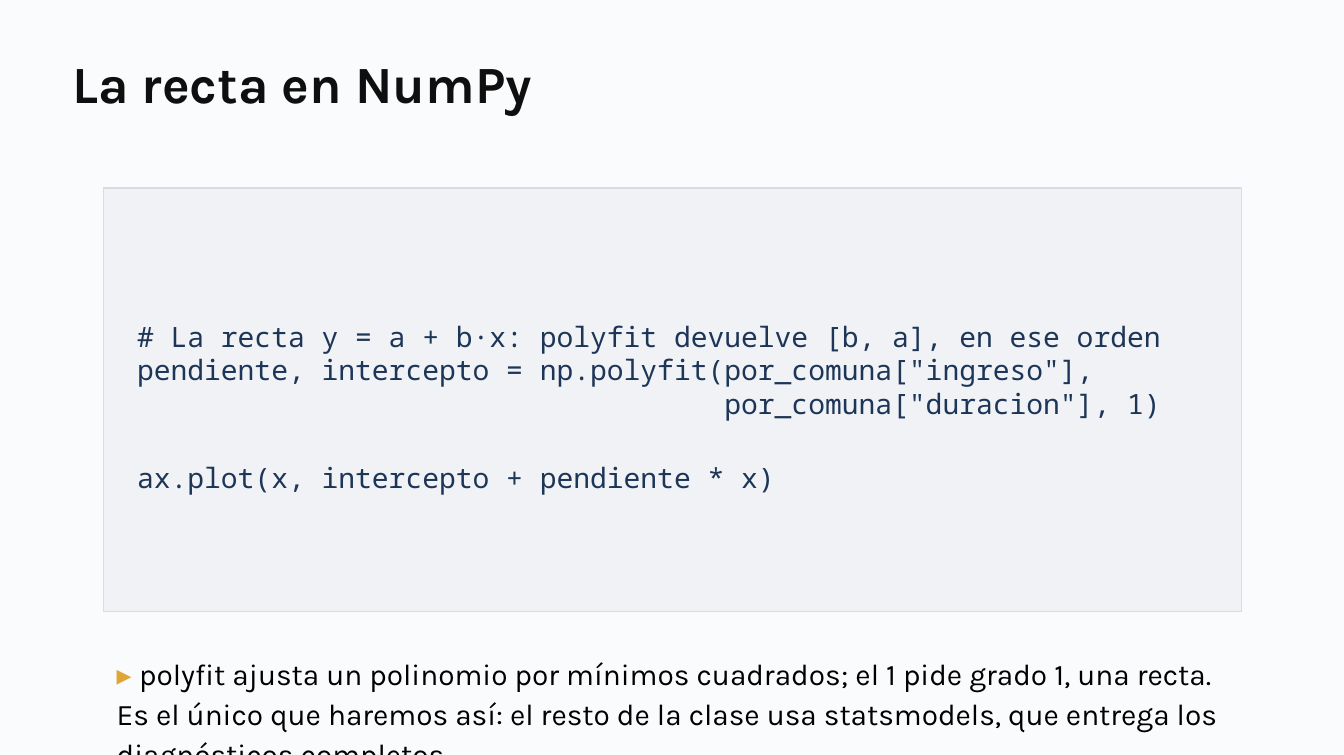
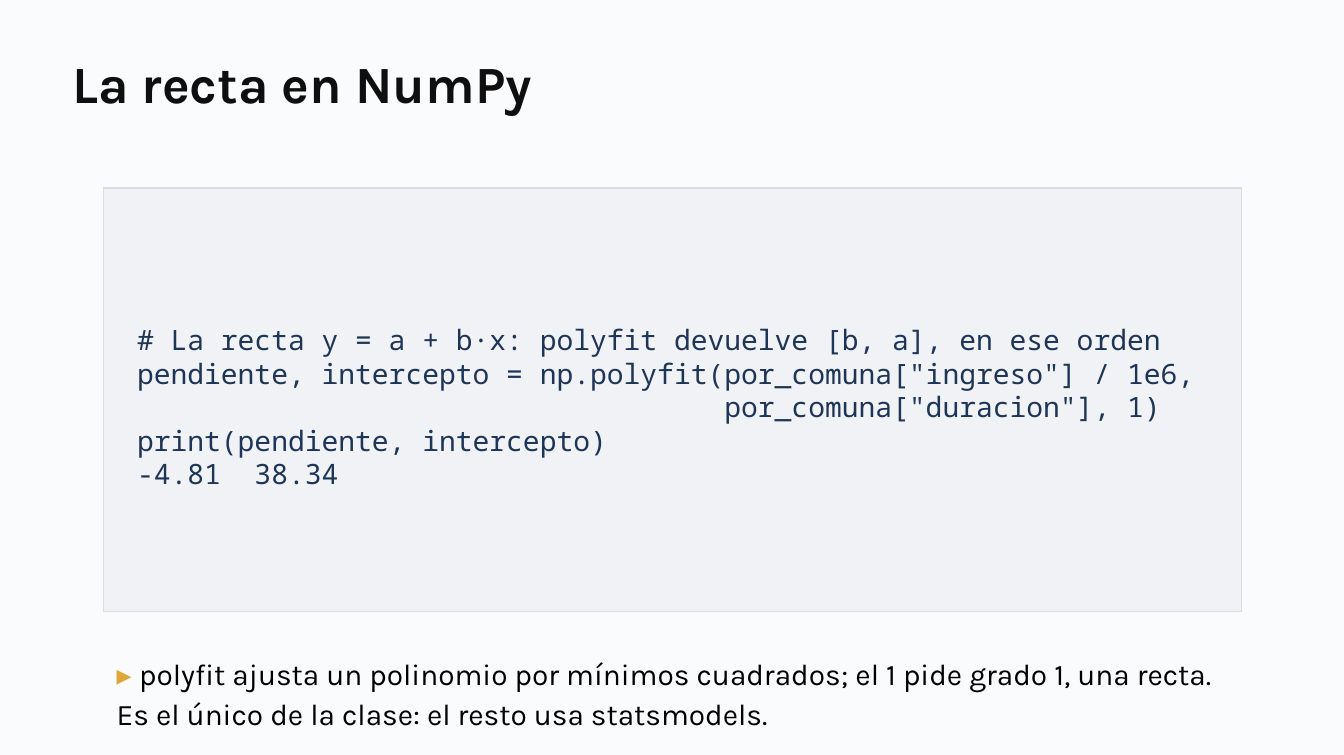
Before and after one commit to daniopitz/cienciadatos, a slide deck: slide 19 of presentaciones/clase04_regresion.pptx. Drawn at 1344x755 pixels with LibreOffice and Linux fonts; fonts in the diff are those of the drawing. Boxes give left, top, right and bottom in pixels: in the first picture for what was removed or moved away, otherwise in the second. Text is boxed around its words. In the diff, an @@ line names an element or a change of style, - is before the commit and + after.

```diff
--- a/presentaciones/clase04_regresion.pptx
+++ b/presentaciones/clase04_regresion.pptx
@@ text in rectangle at bbox=[137, 362, 1194, 391]: text changed @@
-pendiente, intercepto = np.polyfit(por_comuna["ingreso"],
+pendiente, intercepto = np.polyfit(por_comuna["ingreso"] / 1e6,
@@ text in rectangle at bbox=[137, 429, 607, 485]: text changed @@
-ax.plot(x, intercepto + pendiente * x)
+print(pendiente, intercepto)
+-4.81 38.34
@@ text at bbox=[117, 662, 1211, 726]: text changed @@
-▸ polyfit ajusta un polinomio por mínimos cuadrados; el 1 pide grado 1, una recta. Es el único que haremos así: el resto de la clase usa statsmodels, que entrega los diagnósticos completos.
+▸ polyfit ajusta un polinomio por mínimos cuadrados; el 1 pide grado 1, una recta. Es el único de la clase: el resto usa statsmodels.
```
Also in this commit, not shown: 1 other file.
